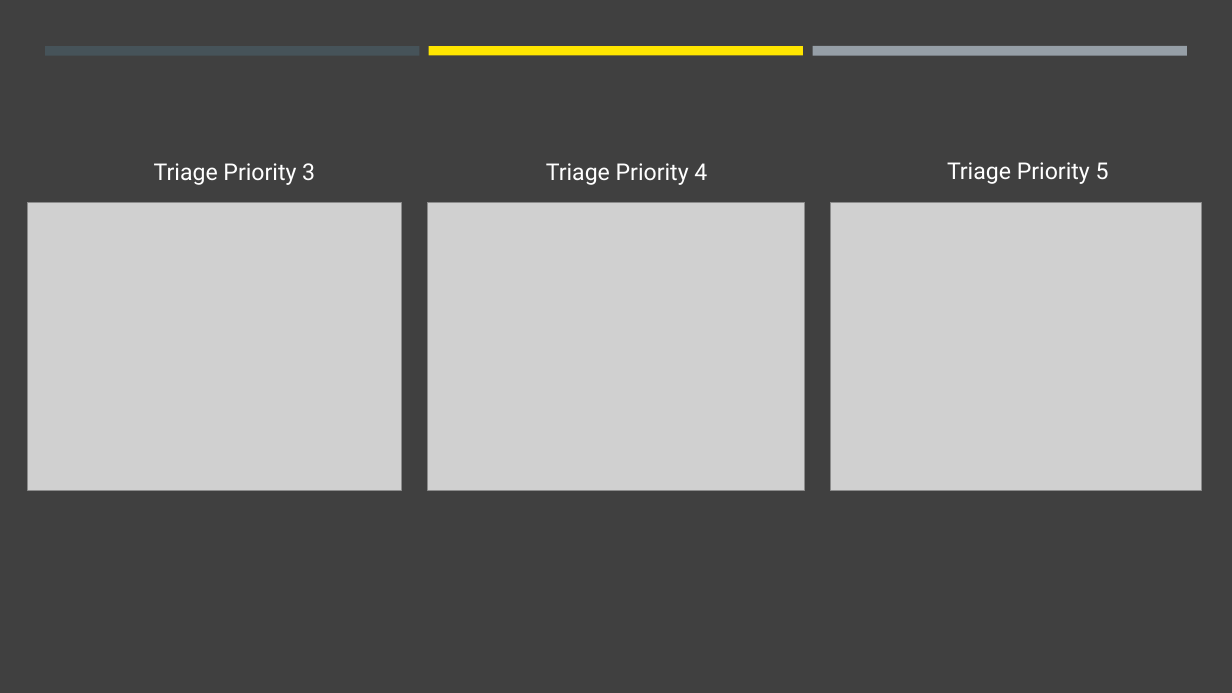
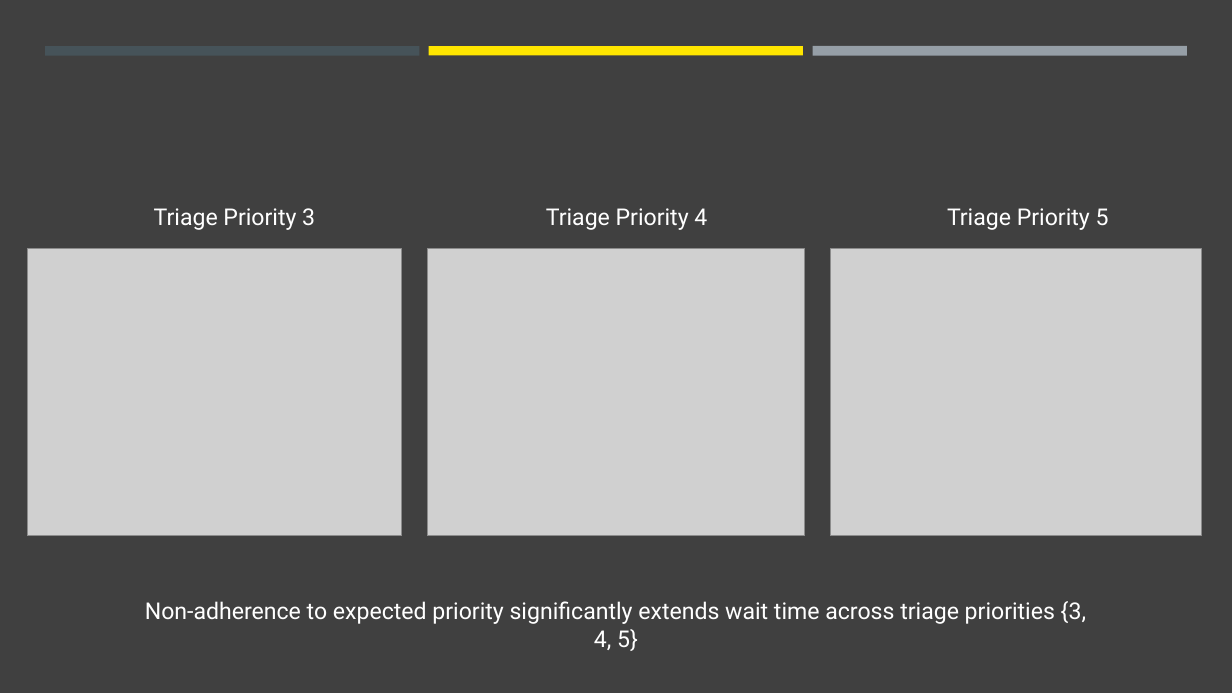
Before and after one commit to jasonnguyen3697/EY_DataChallenge, a slide deck: slide 11 of stuff.pptx. Drawn at 1232x693 pixels with LibreOffice and Linux fonts; fonts in the diff are those of the drawing; grey boxes stand for pictures. Boxes give left, top, right and bottom in pixels: in the first picture for what was removed or moved away, otherwise in the second. Text is boxed around its words. In the diff, an @@ line names an element or a change of style, - is before the commit and + after.

```diff
--- a/stuff.pptx
+++ b/stuff.pptx
@@ 3 pictures, 3 texts: place and size @@
-3 pictures, 3 texts at bbox=[28, 162, 1202, 491]
+3 pictures, 3 texts at bbox=[28, 208, 1202, 536]
@@ text added at bbox=[145, 601, 1086, 651], 18 pt, text #FFFFFF @@
+Non-adherence to expected priority significantly extends wait time across triage priorities {3, 4, 5}
```
Also in this commit, not shown: 10 other slides changed, 1 slide added, 3 slides removed.
